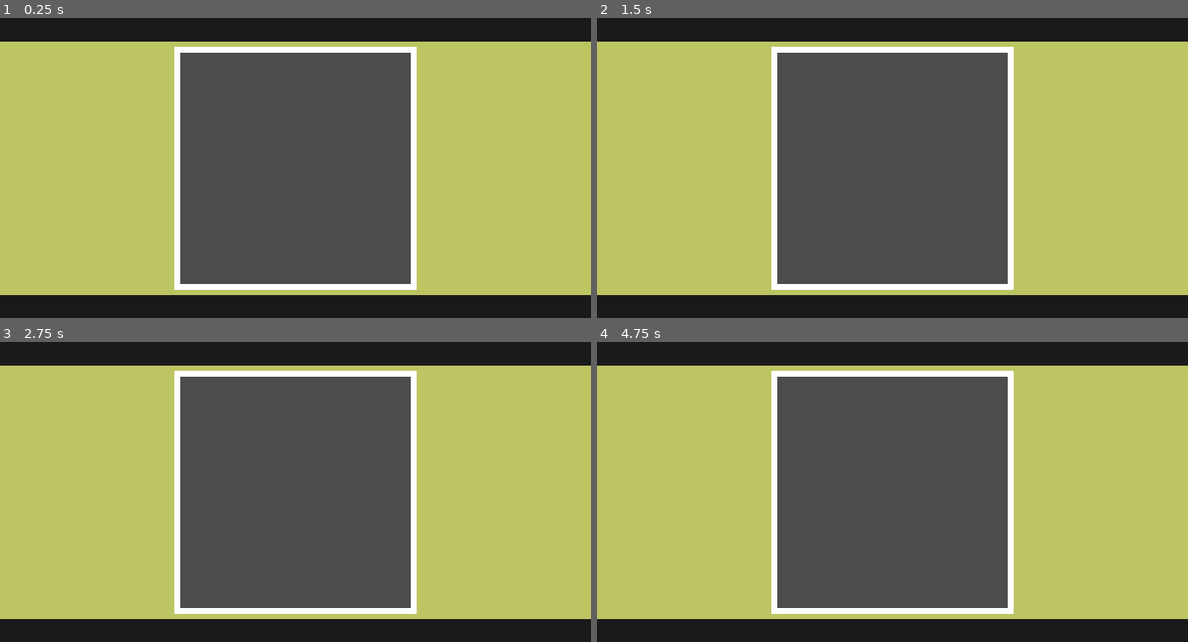
Above: before the commit, frames 1-4 (two rows, left to right).
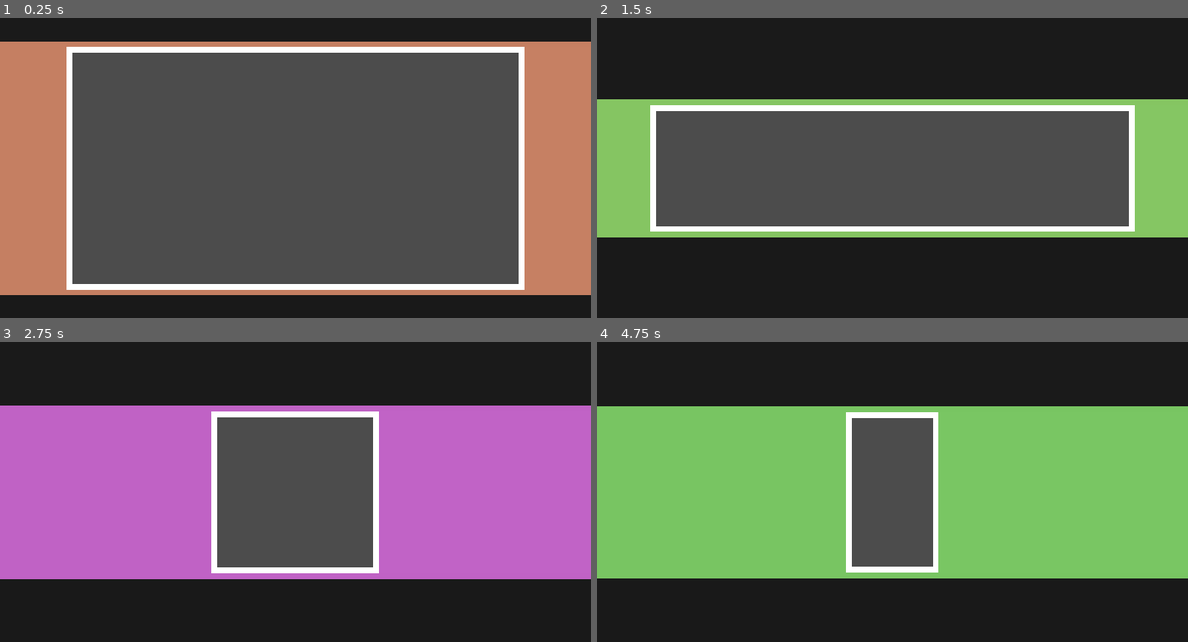
Above: after the commit, the same moments.

Repository: Volcanic-Penguin/ts2gd-windows-test-project
Game: Godot game, scene res://scenes/world.tscn
The game is run twice, just before and just after one commit, with the same random seed, the same clock (stepped at 60 frames per second) and the same inputs.
Inputs:
- Up to frame 1 (0.25 s): no input
- Up to frame 2 (1.5 s): tap Enter (ui_accept) at 0.5, 1.35 s; hold Enter (ui_accept) 0.53-1.28 s
- Up to frame 3 (2.75 s): tap Enter (ui_accept) at 1.52, 1.82 s; hold Enter (ui_accept) from 2.03 s (still down)
- Up to frame 4 (4.75 s): release Enter (ui_accept) at 2.78 s; tap Enter (ui_accept) at 2.85, 3.02, 3.32, 4.35, 4.52 s; hold Enter (ui_accept) 3.53-4.28 s

The runs differ from the first frame. In frame 1, 53% of the frame differs, in the area x 0-100%, y 7-93%; in frame 2, 69%; in frame 3, 71%; in frame 4, 78%.

Commit message:
pressing space now lerps the window to a random width height and color

Diff:
--- a/code/window.gd
+++ b/code/window.gd
@@ -1,4 +1,34 @@
 extends Node2D
+
+var width  = 800
+var height = 400
+var hue    = 0
 
 func _ready():
 	pass
+
+func _process(delta):
+	# animate properties to new values
+	$White/Right.margin_left = lerp($White/Right.margin_left,   (width  / 2)		 , 10 * delta)
+	$White/Left.margin_right = lerp($White/Left.margin_right, - (width  / 2)		 , 10 * delta)
+	$White/Bottom.margin_top = lerp($White/Bottom.margin_top,   (height / 2)		 , 10 * delta)
+	$White/Top.margin_bottom = lerp($White/Top.margin_bottom, - (height / 2)		 , 10 * delta)
+	$Color/Right.margin_left = lerp($Color/Right.margin_left,   (width  / 2) + 10, 10 * delta)
+	$Color/Left.margin_right = lerp($Color/Left.margin_right, - (width  / 2) - 10, 10 * delta)
+	$Color/Bottom.margin_top = lerp($Color/Bottom.margin_top,   (height / 2) + 10, 10 * delta)
+	$Color/Top.margin_bottom = lerp($Color/Top.margin_bottom, - (height / 2) - 10, 10 * delta)
+	$Black/Bottom.margin_top = lerp($Black/Bottom.margin_top,   (height / 2) + 20, 10 * delta)
+	$Black/Top.margin_bottom = lerp($Black/Top.margin_bottom, - (height / 2) - 20, 10 * delta)
+	$Color/Right.color.h 		 = lerp($Color/Right.color.h		, 	 hue					 	 , 5  * delta)
+	$Color/Left.color.h 		 = lerp($Color/Left.color.h			, 	 hue					   , 5  * delta)
+	$Color/Bottom.color.h 	 = lerp($Color/Bottom.color.h		, 	 hue					   , 5  * delta)
+	$Color/Top.color.h 			 = lerp($Color/Top.color.h			, 	 hue					 	 , 5  * delta)
+	return
+
+func _input(event):
+	if event.is_action_pressed('ui_accept'):
+		# generate random values within ranges
+		width 	= rand_range(100, 900)
+		height  = rand_range(100, 500)
+		hue 		= rand_range(	 0,   1)
+	return
--- a/scenes/window.tscn
+++ b/scenes/window.tscn
@@ -6,9 +6,9 @@
 
 script = ExtResource( 1 )
 
-[node name="WhiteBorder" type="Node2D" parent="." index="0"]
-
-[node name="Right" type="ColorRect" parent="WhiteBorder" index="0"]
+[node name="White" type="Node2D" parent="." index="0"]
+
+[node name="Right" type="ColorRect" parent="White" index="0"]
 
 anchor_left = 0.0
 anchor_top = 0.0
@@ -27,7 +27,7 @@
 color = Color( 1, 1, 1, 1 )
 _sections_unfolded = [ "Anchor", "Margin" ]
 
-[node name="Top" type="ColorRect" parent="WhiteBorder" index="1"]
+[node name="Top" type="ColorRect" parent="White" index="1"]
 
 anchor_left = 0.0
 anchor_top = 0.0
@@ -46,7 +46,7 @@
 color = Color( 1, 1, 1, 1 )
 _sections_unfolded = [ "Margin" ]
 
-[node name="Bottom" type="ColorRect" parent="WhiteBorder" index="2"]
+[node name="Bottom" type="ColorRect" parent="White" index="2"]
 
 anchor_left = 0.0
 anchor_top = 0.0
@@ -65,7 +65,7 @@
 color = Color( 1, 1, 1, 1 )
 _sections_unfolded = [ "Margin" ]
 
-[node name="Left" type="ColorRect" parent="WhiteBorder" index="3"]
+[node name="Left" type="ColorRect" parent="White" index="3"]
 
 anchor_left = 0.0
 anchor_top = 0.0
@@ -84,9 +84,9 @@
 color = Color( 1, 1, 1, 1 )
 _sections_unfolded = [ "Margin" ]
 
-[node name="ColorStrip" type="Node2D" parent="." index="1"]
-
-[node name="Right" type="ColorRect" parent="ColorStrip" index="0"]
+[node name="Color" type="Node2D" parent="." index="1"]
+
+[node name="Right" type="ColorRect" parent="Color" index="0"]
 
 anchor_left = 0.0
 anchor_top = 0.0
@@ -105,7 +105,7 @@
 color = Color( 0.747142, 0.777344, 0.390761, 1 )
 _sections_unfolded = [ "Margin" ]
 
-[node name="Top" type="ColorRect" parent="ColorStrip" index="1"]
+[node name="Top" type="ColorRect" parent="Color" index="1"]
 
 anchor_left = 0.0
 anchor_top = 0.0
@@ -124,7 +124,7 @@
 color = Color( 0.745098, 0.776471, 0.388235, 1 )
 _sections_unfolded = [ "Margin" ]
 
-[node name="Bottom" type="ColorRect" parent="ColorStrip" index="2"]
+[node name="Bottom" type="ColorRect" parent="Color" index="2"]
 
 anchor_left = 0.0
 anchor_top = 0.0
@@ -143,7 +143,7 @@
 color = Color( 0.745098, 0.776471, 0.388235, 1 )
 _sections_unfolded = [ "Margin" ]
 
-[node name="Left" type="ColorRect" parent="ColorStrip" index="3"]
+[node name="Left" type="ColorRect" parent="Color" index="3"]
 
 anchor_left = 0.0
 anchor_top = 0.0
@@ -162,9 +162,9 @@
 color = Color( 0.745098, 0.776471, 0.388235, 1 )
 _sections_unfolded = [ "Margin" ]
 
-[node name="BlackStrips" type="Node2D" parent="." index="2"]
-
-[node name="Top" type="ColorRect" parent="BlackStrips" index="0"]
+[node name="Black" type="Node2D" parent="." index="2"]
+
+[node name="Top" type="ColorRect" parent="Black" index="0"]
 
 anchor_left = 0.0
 anchor_top = 0.0
@@ -183,7 +183,7 @@
 color = Color( 0.105469, 0.105469, 0.105469, 1 )
 _sections_unfolded = [ "Margin" ]
 
-[node name="Bottom" type="ColorRect" parent="BlackStrips" index="1"]
+[node name="Bottom" type="ColorRect" parent="Black" index="1"]
 
 anchor_left = 0.0
 anchor_top = 0.0
